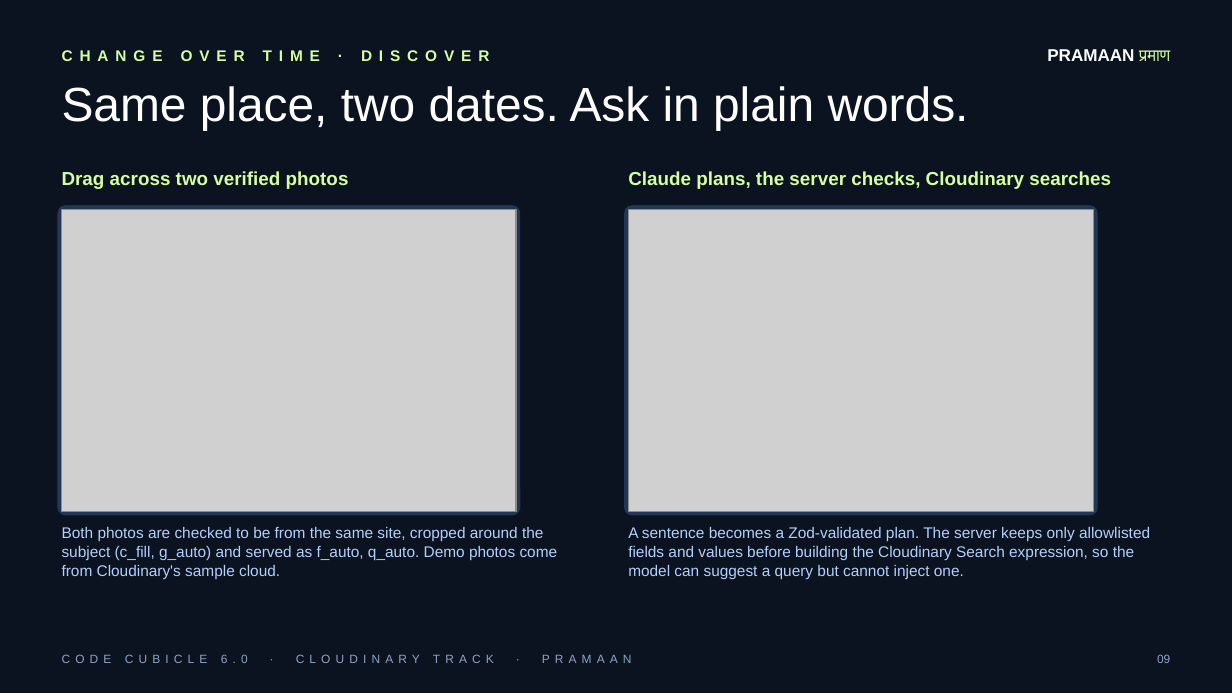
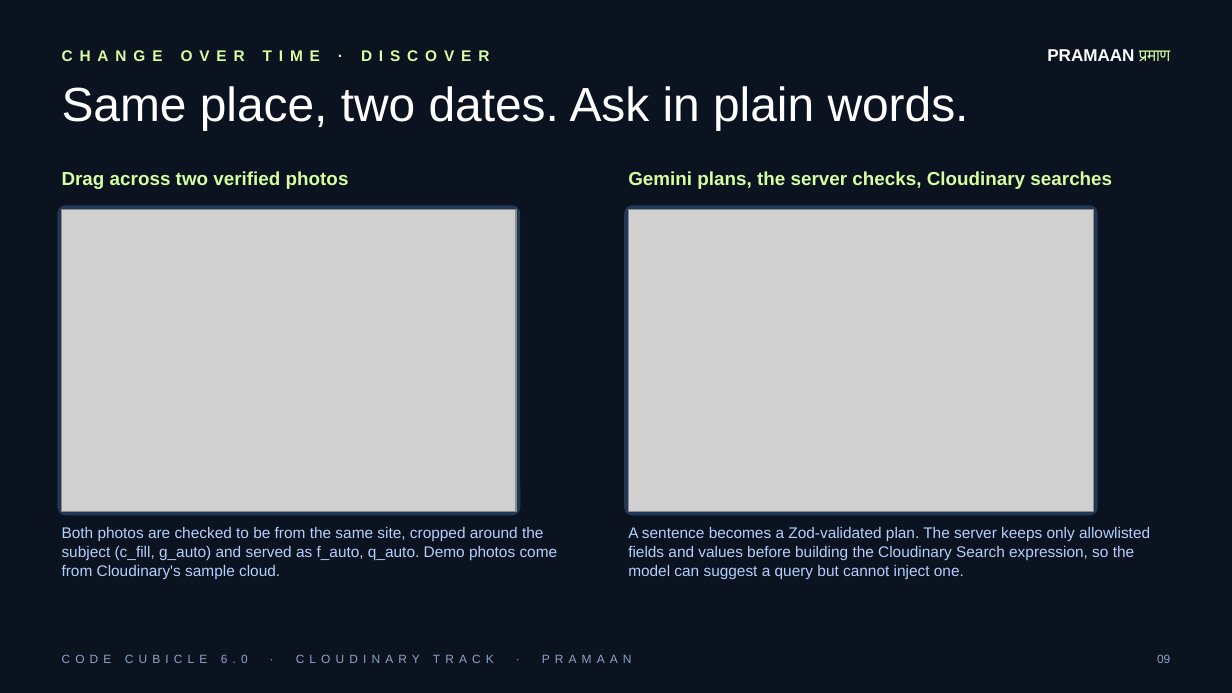
Before and after one commit to Shambhavi500/Pramaan, a slide deck: slide 9 of pitch/Pramaan_Pitch_Deck.pptx. Drawn at 1232x693 pixels with LibreOffice and Linux fonts; fonts in the diff are those of the drawing; grey boxes stand for pictures. Boxes give left, top, right and bottom in pixels: in the first picture for what was removed or moved away, otherwise in the second. Text is boxed around its words. In the diff, an @@ line names an element or a change of style, - is before the commit and + after.

Commit message:
Move story and search routes to Gemini and drop the old LLM SDK
The story synthesis and search planner routes now use the shared
generateStructured() Gemini helper, so the whole app runs on one
LLM provider and one API key. Docs, UI copy, the pitch deck, env
example and CI are updated to match; local tooling config is no
longer tracked.

```diff
--- a/pitch/Pramaan_Pitch_Deck.pptx
+++ b/pitch/Pramaan_Pitch_Deck.pptx
@@ text at bbox=[628, 171, 1112, 189]: text changed @@
-Claude plans, the server checks, Cloudinary searches
+Gemini plans, the server checks, Cloudinary searches
```
Also in this commit, not shown: 3 other slides changed, 41 other files.
